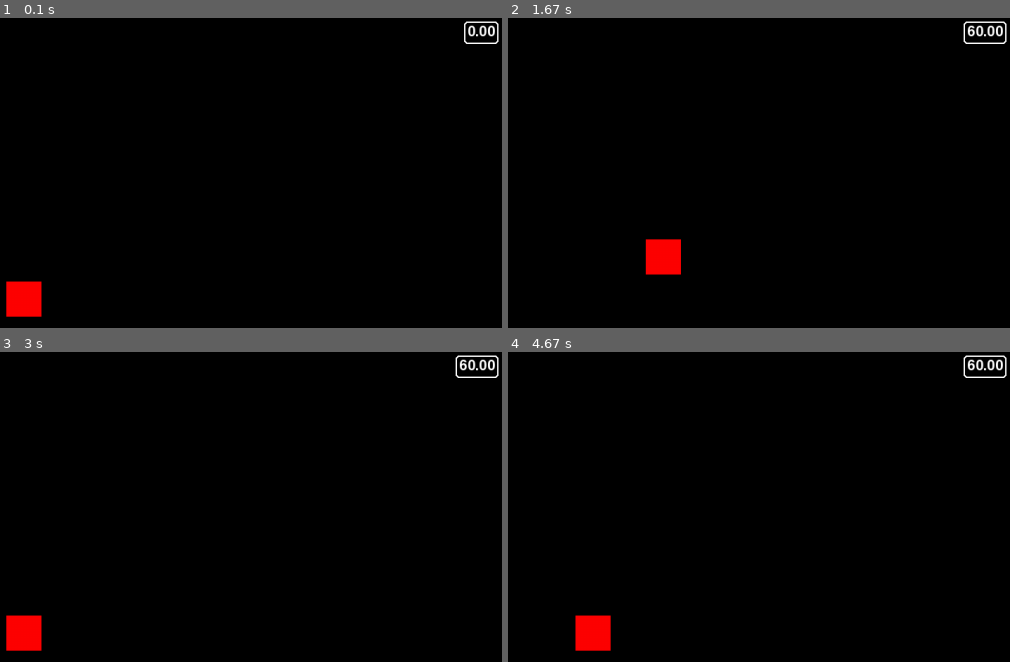
Above: before the commit, frames 1-4 (two rows, left to right).
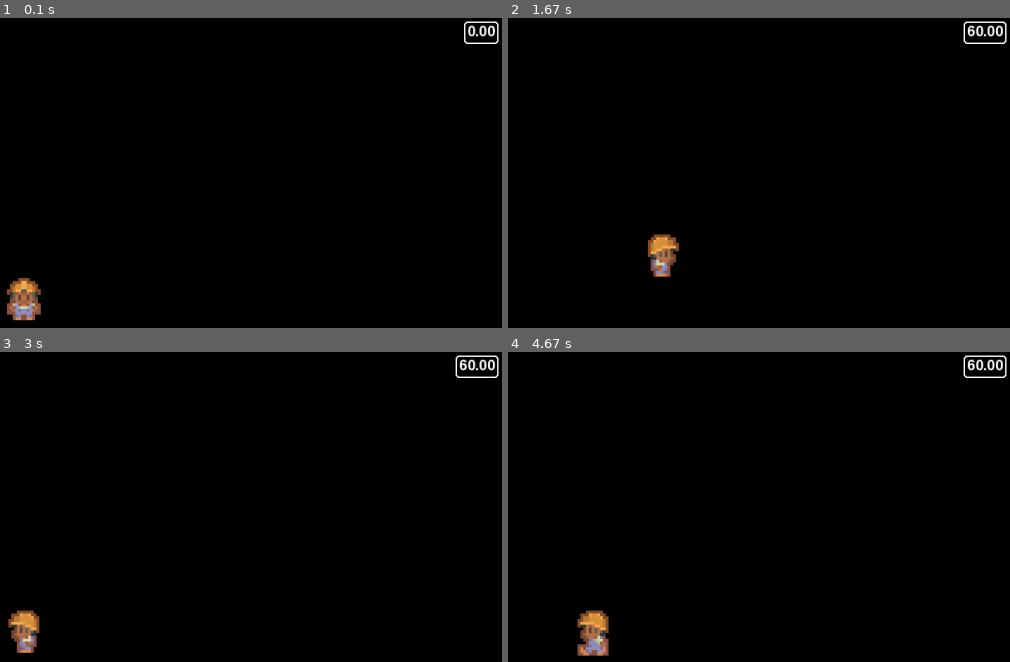
Above: after the commit, the same moments.

Repository: ayyem1/frogger-clone-pygame
Game: pygame game, started from main.py
Two runs of this game, one before a commit and one after it. Both use one fixed random seed, a clock stepped at 60 frames per second and the inputs below.
Inputs:
- Up to frame 1 (0.1 s): no input
- Up to frame 2 (1.67 s): hold Right 0.33-0.8 s; hold Up 0.83-1.13 s; hold Right 1.17-1.63 s
- Up to frame 3 (3 s): hold Left 1.67-2.2 s; hold Down 2.23-2.53 s; hold Left 2.57-2.97 s
- Up to frame 4 (4.67 s): hold Up 3-3.37 s; hold Right 3.4-4.03 s; hold Down 4.07-4.43 s; hold Left from 4.47 s (still down)

The runs differ from the first frame. In frame 1, 0.9% of the frame differs, in the area x 1-9%, y 83-98%; in frame 2, 0.9%; in frame 3, 0.9%; in frame 4, 1.0%, in the area x 13-21%, y 83-99%.

Commit message:
Hooked up player animations

Diff:
--- a/game/player.py
+++ b/game/player.py
@@ -1,12 +1,29 @@
+from os import path, walk
+
 import pygame
 
 
 class Player(pygame.sprite.Sprite):
+    """
+    TODO: Pull the animation portion of this sprite out into it's own class and
+    put it in our engine code
+    """
+
+    MOVE_RIGHT_STATUS: str = "right"
+    MOVE_LEFT_STATUS: str = "left"
+    MOVE_UP_STATUS: str = "up"
+    MOVE_DOWN_STATUS: str = "down"
+
     def __init__(self, pos: tuple[int, int], *groups) -> None:
         super().__init__(*groups)
 
-        self.image = pygame.Surface((50, 50))
-        self.image.fill("red")
+        self.animations: dict[str, list[pygame.Surface]] = {}
+        self.status = self.MOVE_DOWN_STATUS
+        self.current_frame: float = 0.0
+        self.animation_speed: float = 10.0
+
+        self.import_assets()
+        self.image = self.animations[self.status][int(self.current_frame)]
 
         self.rect = self.image.get_rect(center=pos)
         self.position = pygame.math.Vector2(self.rect.center)
@@ -14,7 +31,27 @@
         self.direction = pygame.math.Vector2()
         self.speed: float = 200.0
 
+    def import_assets(self):
+        for index, content in enumerate(walk("data/graphics/player")):
+            if index == 0:
+                for folder_name in content[1]:  # Second arg in tuple is list of folder names
+                    self.animations[folder_name] = []
+            else:
+                for filename in content[2]:
+                    filepath = path.normpath(path.join((content[0]), filename))
+                    key = path.split(content[0])[1]  # Second element is name of the parent folder
+                    if path.exists(filepath):
+                        self.animations[key].append(pygame.image.load(filepath))
+                    else:
+                        print(f"Failed to find path for player animation. path={filepath}")
+
     def update(self, dt: float):
+        self.handle_input()
+        self.handle_movement(dt=dt)
+        # if self.check_animation_time():
+        self.animate(dt=dt)
+
+    def handle_input(self):
         keys = pygame.key.get_pressed()
         # We convert the boolean sotred in keys to an int (0 or 1) to
         # determine the direction
@@ -24,5 +61,25 @@
         if self.direction.length_squared() > 0:
             self.direction.normalize_ip()
 
+        if self.direction.y > 0:
+            self.status = self.MOVE_DOWN_STATUS
+        elif self.direction.y < 0:
+            self.status = self.MOVE_UP_STATUS
+        elif self.direction.x > 0:
+            self.status = self.MOVE_RIGHT_STATUS
+        elif self.direction.x < 0:
+            self.status = self.MOVE_LEFT_STATUS
+
+    def handle_movement(self, dt: float):
         self.position += self.direction * self.speed * dt
         self.rect.center = (round(self.position.x), round(self.position.y))
+
+    def animate(self, dt: float):
+        if self.direction.length() == 0:
+            self.current_frame = 0.0
+        else:
+            self.current_frame += self.animation_speed * dt
+            if self.current_frame >= len(self.animations[self.status]):
+                self.current_frame = 0.0
+
+        self.image = self.animations[self.status][int(self.current_frame)]
